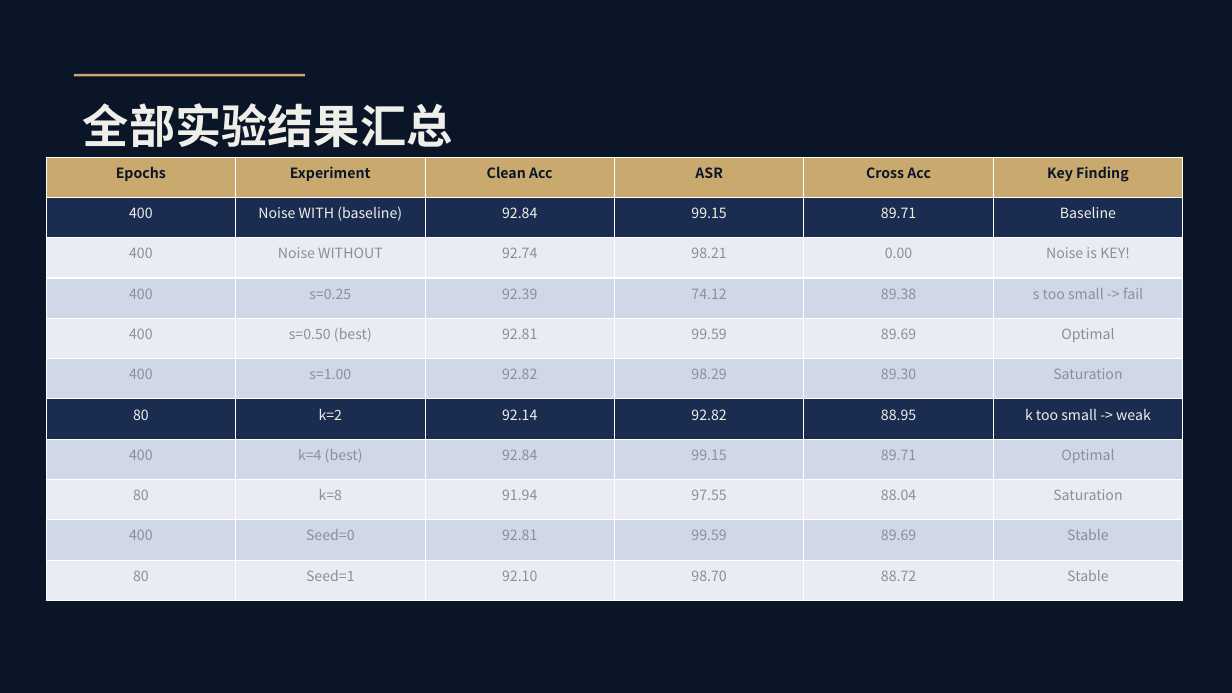
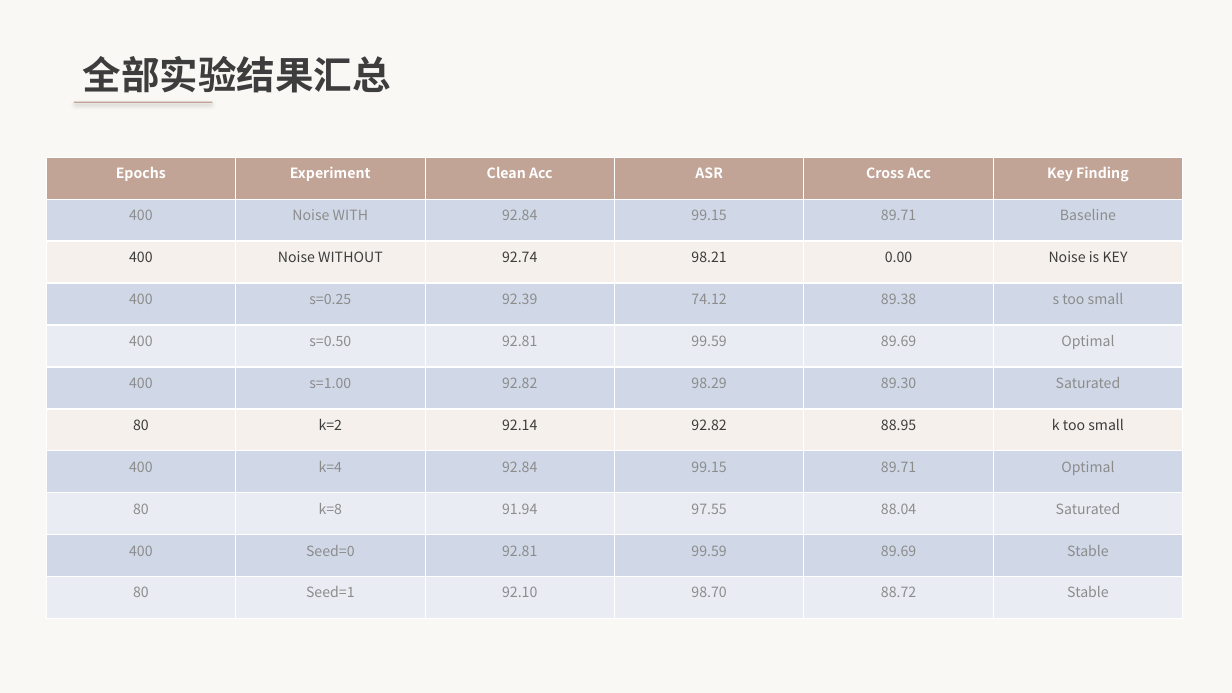
Before and after one commit to axgo-ja/NIS3353, a slide deck: slide 12 of WaNet答辩.pptx. Drawn at 1232x693 pixels with LibreOffice and Linux fonts; fonts in the diff are those of the drawing. Boxes give left, top, right and bottom in pixels: in the first picture for what was removed or moved away, otherwise in the second. Text is boxed around its words. In the diff, an @@ line names an element or a change of style, - is before the commit and + after.

```diff
--- a/WaNet答辩.pptx
+++ b/WaNet答辩.pptx
@@ background #0A1628 to #FAF8F5 @@
@@ text "全部实验结果汇总": place and size @@
-text "全部实验结果汇总" at box(83, 103, 453, 147)
+text "全部实验结果汇总" at box(83, 56, 391, 93)
@@ text "全部实验结果汇总" at box(83, 56, 391, 93): size 36 to 30 pt, text colour #F0EEE8 to #3D3D3D @@
@@ rectangle: place and size @@
-rectangle at box(74, 74, 305, 77)
+rectangle at box(74, 102, 213, 103)
@@ rectangle at box(74, 102, 213, 103): fill #C9A96E to #C2A497 @@
@@ table at box(46, 157, 1183, 619) @@
-row 2, column 2: Noise WITH (baseline)
+row 2, column 2: Noise WITH
-row 3, column 6: Noise is KEY!
+row 3, column 6: Noise is KEY
-row 4, column 6: s too small -> fail
+row 4, column 6: s too small
-row 5, column 2: s=0.50 (best)
+row 5, column 2: s=0.50
-row 6, column 6: Saturation
+row 6, column 6: Saturated
-row 7, column 6: k too small -> weak
+row 7, column 6: k too small
-row 8, column 2: k=4 (best)
+row 8, column 2: k=4
-row 9, column 6: Saturation
+row 9, column 6: Saturated
@@ fill #C9A96E to #C2A497 in row 1 @@
@@ fill #1A2D50 to #D0D8E8 in row 2 @@
@@ fill #E9EDF4 to #F5F0EB in row 3 @@
@@ fill #1A2D50 to #F5F0EB in row 7 @@
@@ text colour #0A1628 to #FFFFFF in "Epochs", "Experiment", "Clean Acc", "ASR" and 2 more places @@
@@ text colour #F0EEE8 to #8C8C8C in "400", "92.84", "99.15", "89.71" and 1 more places @@
@@ text colour #8A8F9A to #3D3D3D in "400", "Noise WITHOUT", "92.74", "98.21" and 1 more places @@
@@ text colour #8A8F9A to #8C8C8C in "400", "s=0.25", "92.39", "74.12" and 33 more places @@
@@ text colour #F0EEE8 to #3D3D3D in "80", "k=2", "92.14", "92.82" and 1 more places @@
```
Also in this commit, not shown: 12 other slides changed, 2 slides added, 1 slide removed, 1 other file.
